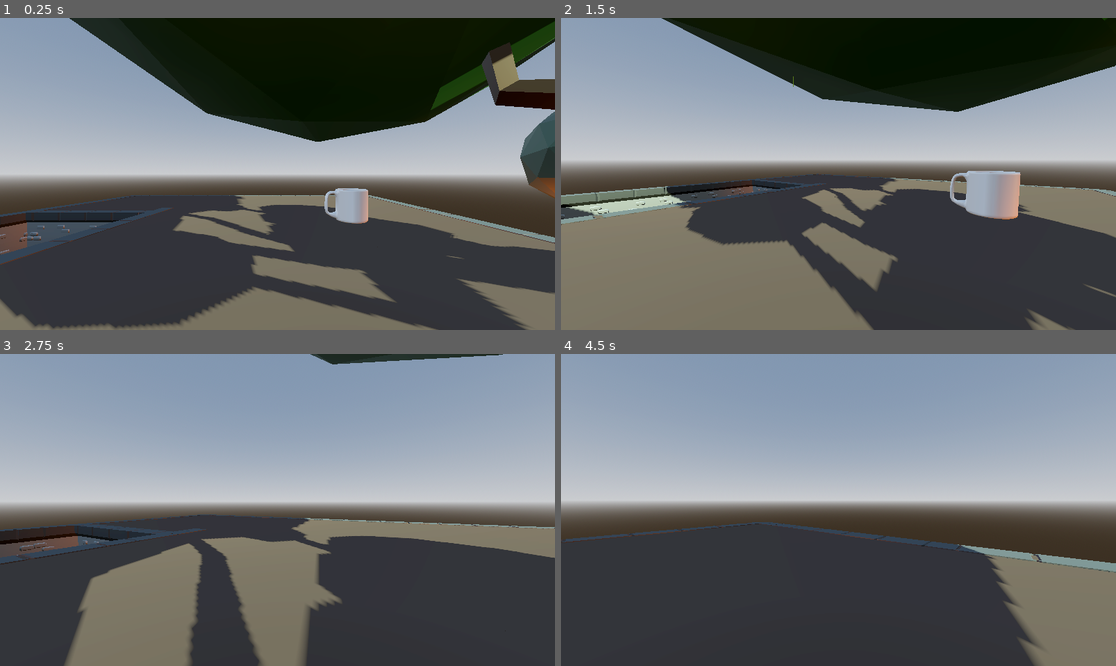
Above: before the commit, frames 1-4 (two rows, left to right).
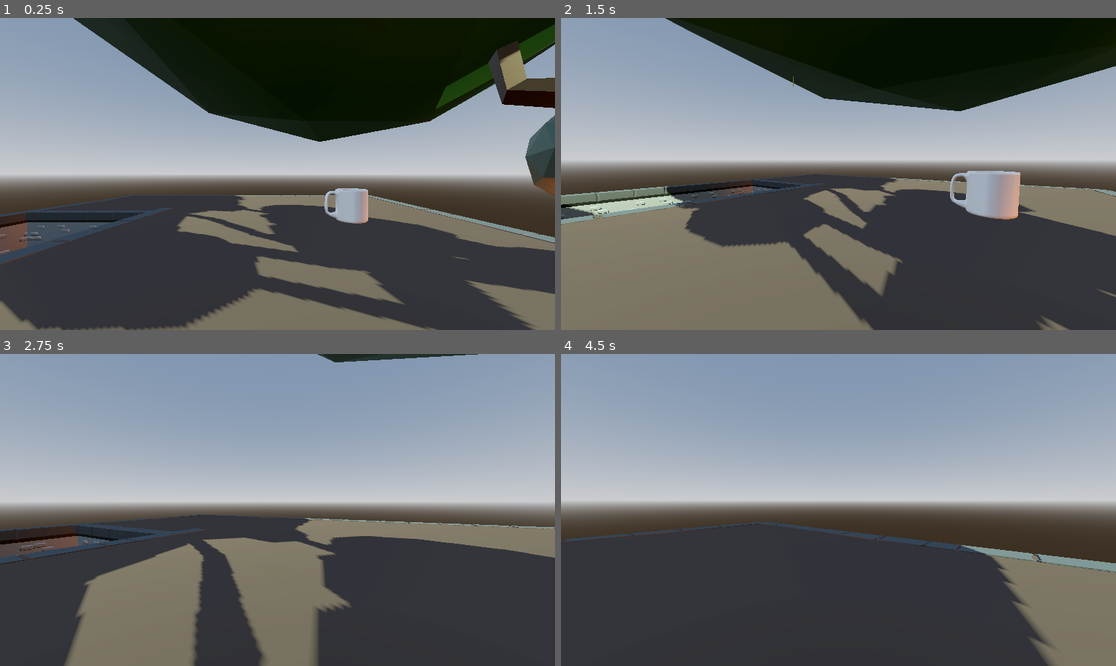
Above: after the commit, the same moments.

Repository: SleepingSeaSloth/JB-3DFolder
Game: Godot game, scene res://node_3d.tscn
The game is run twice, just before and just after one commit, with the same random seed, the same clock (stepped at 60 frames per second) and the same inputs.
Inputs (mouse positions are in pixels of both pictures, inside the frame that each line leads up to):
- Up to frame 1 (0.25 s): no input
- Up to frame 2 (1.5 s): tap Enter (ui_accept) at 0.5, 0.77 s; move the mouse to (960, 158) at 0.52 s; hold Right (ui_right) 0.53-1.28 s; click (960, 158) at 0.67 s; move the mouse to (810, 174) at 1.27 s; hold Up (ui_up) from 1.28 s (still down)
- Up to frame 3 (2.75 s): keep holding Up (ui_up); tap Enter (ui_accept) at 1.52 s; move the mouse to (288, 503) at 2.02 s
- Up to frame 4 (4.5 s): keep holding Up (ui_up); move the mouse to (832, 516) at 2.77 s; click (832, 516) at 2.92 s; tap Enter (ui_accept) at 3.02, 3.77 s; move the mouse to (877, 513) at 3.52 s; move the mouse to (794, 506) at 4.27 s

The runs differ from the first frame. In frame 1, 3.0% of the frame differs, in the area x 0-100%, y 0-100%; in frame 2, 1.1%; in frame 3, 1.7%; in frame 4, 0.8%.

Commit message:
BendanaJohnBryan_CustomModel_02

Diff:
--- a/bendana-john-bryan-a-short-walk/node_3d.tscn
+++ b/bendana-john-bryan-a-short-walk/node_3d.tscn
@@ -1228,4 +1228,4 @@
 transform = Transform3D(1, 0, 0, 0, 1, 0, 0, 0, 1, -1.4513426, 16.541302, -11.9408865)
 
 [node name="CollissionPT" parent="." unique_id=568420980 instance=ExtResource("35_2mu51")]
-transform = Transform3D(1, 0, 0, 0, 1.2, 0, 0, 0, 1, 21.249657, 0.7861328, 0.99985814)
+transform = Transform3D(1, 0, 0, 0, 1.2, 0, 0, 0, 1, 21.379097, 0.7861328, 1.0721295)
